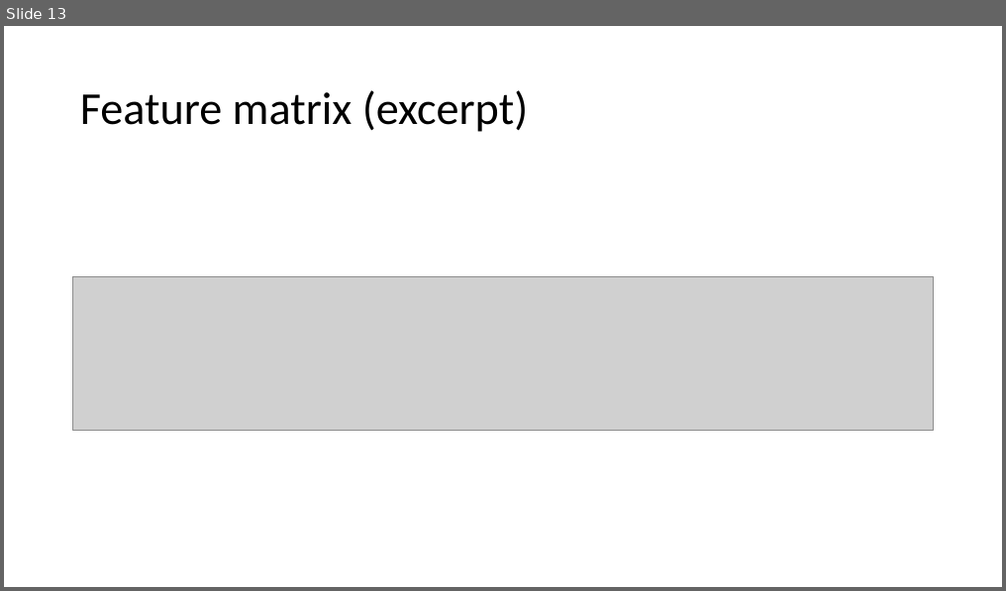
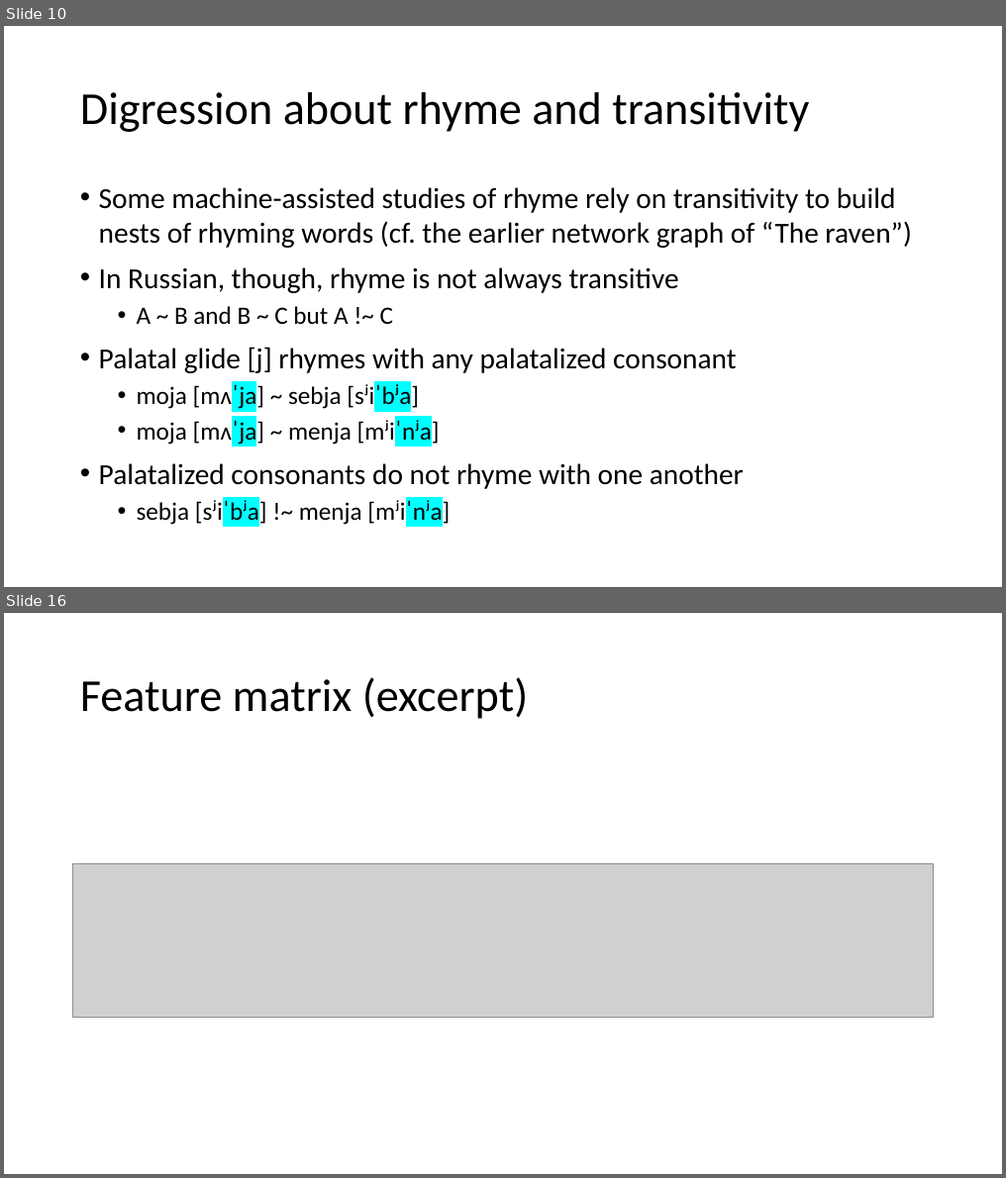
Before and after one commit to Data-Science-for-Linguists-2019/russian_rhyme, a slide deck: 2019-04-11_presentation.pptx. Shown one above the other, each under a label of ours: slide 13 before the commit, slides 10 and 16 after it; the slides between them are not shown. The pictures are 1006x591 and 1006x1178 pixels, drawn with LibreOffice and Linux fonts; fonts in the diff are those of the drawing; grey boxes stand for pictures. Boxes give left, top, right and bottom in pixels: in the first picture for what was removed or moved away, otherwise in the second. Text is boxed around its words. In the diff, an @@ line names an element or a change of style, - is before the commit and + after.

```diff
--- a/2019-04-11_presentation.pptx
+++ b/2019-04-11_presentation.pptx
@@ slide 10 added at bbox=[4, 26, 1002, 587], background #FFFFFF @@
@@ title added at bbox=[80, 92, 809, 132], 44 pt, text #000000 @@
+Digression about rhyme and transitivity
@@ text added at bbox=[99, 187, 911, 527], 28 pt, text #000000 @@
+• Some machine-assisted studies of rhyme rely on transitivity to build nests of rhyming words (cf. the earlier network graph of “The raven”)
+• In Russian, though, rhyme is not always transitive
+  • A ~ B and B ~ C but A !~ C
+• Palatal glide [j] rhymes with any palatalized consonant
+  • moja [mʌˈja] ~ sebja [sʲiˈbʲa]
+  • moja [mʌˈja] ~ menja [mʲiˈnʲa]
+• Palatalized consonants do not rhyme with one another
+  • sebja [sʲiˈbʲa] !~ menja [mʲiˈnʲa]
@@ what was slide 13 is now slide 16 @@
```
Also in this commit, not shown: 11 slides changed, 7 other slides added, 3 slides removed.
